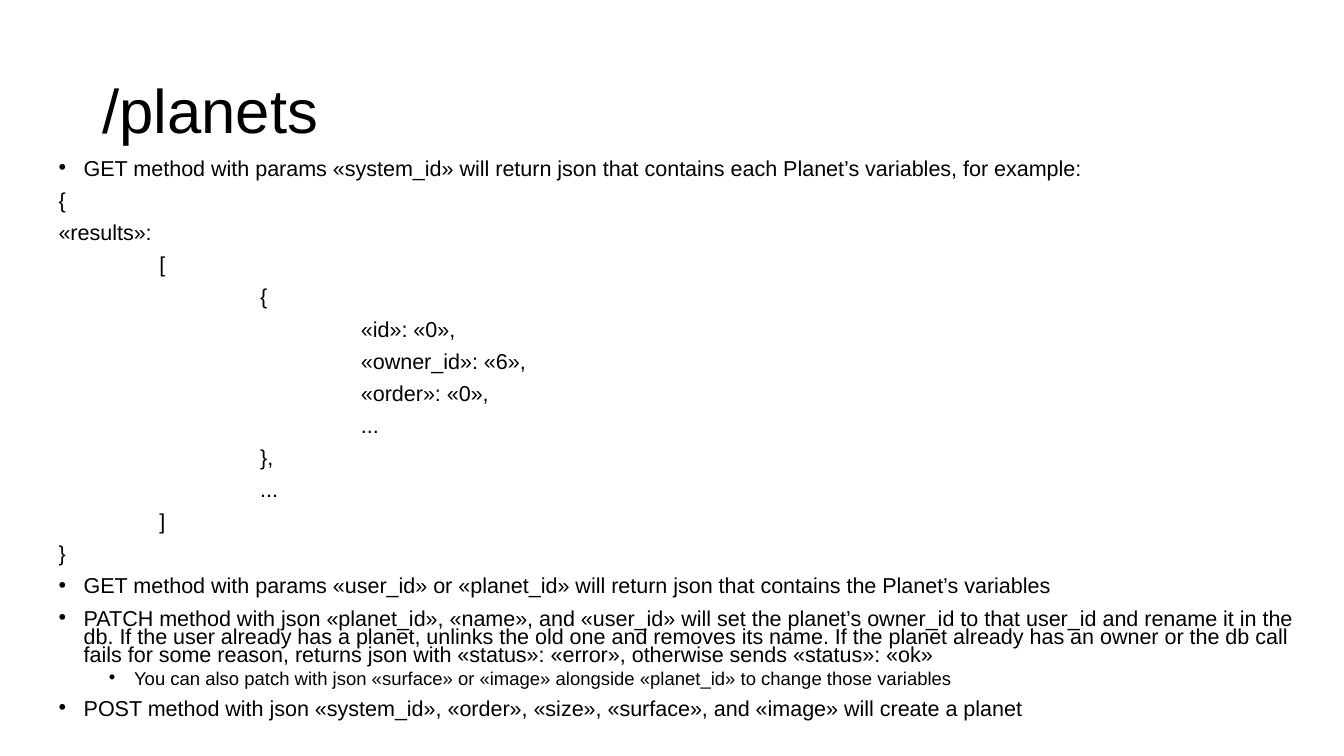
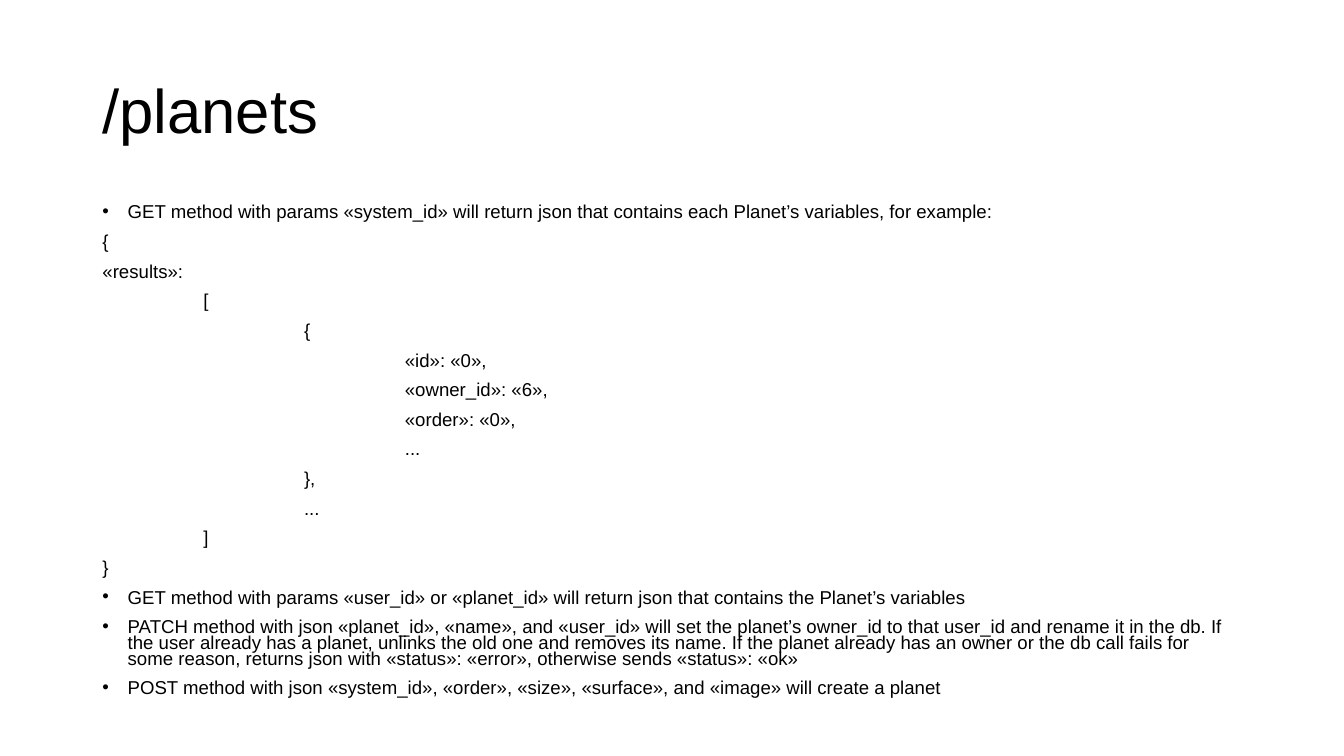
Before and after one commit to gmfk07/iu2018-backend, a slide deck: slide 23 of iu-spec-backend.pptx. Drawn at 1344x756 pixels with LibreOffice and Linux fonts; fonts in the diff are those of the drawing. Boxes give left, top, right and bottom in pixels: in the first picture for what was removed or moved away, otherwise in the second. Text is boxed around its words. In the diff, an @@ line names an element or a change of style, - is before the commit and + after.

Commit message:
Revert "Allow for Multiple Patches"
This reverts commit 5bc3ce97bdfb81fe0a49a3c7e16c8374783d5f32.

```diff
--- a/iu-spec-backend.pptx
+++ b/iu-spec-backend.pptx
@@ text "GET method with params «system_id» ...": place and size @@
-text "GET method with params «system_id» ..." at (59, 160, 1293, 721)
+text "GET method with params «system_id» ..." at (102, 204, 1221, 698)
@@ text "GET method with params «system_id» ..." at (102, 204, 1221, 698): size 15.4 to 13.3 pt @@
@@ text at (134, 671, 951, 689): paragraph removed @@
-  • You can also patch with json «surface» or «image» alongside «planet_id» to change those variables
```
Also in this commit, not shown: 2 other files.
